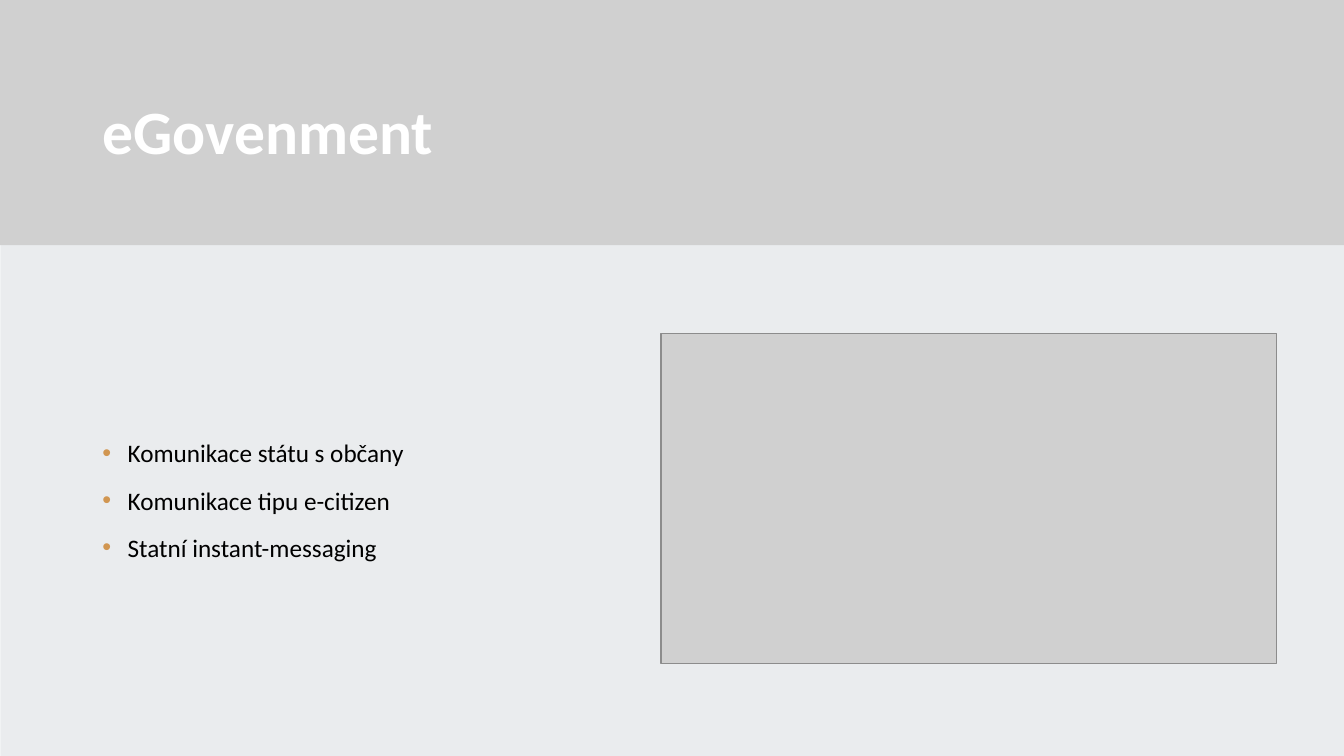
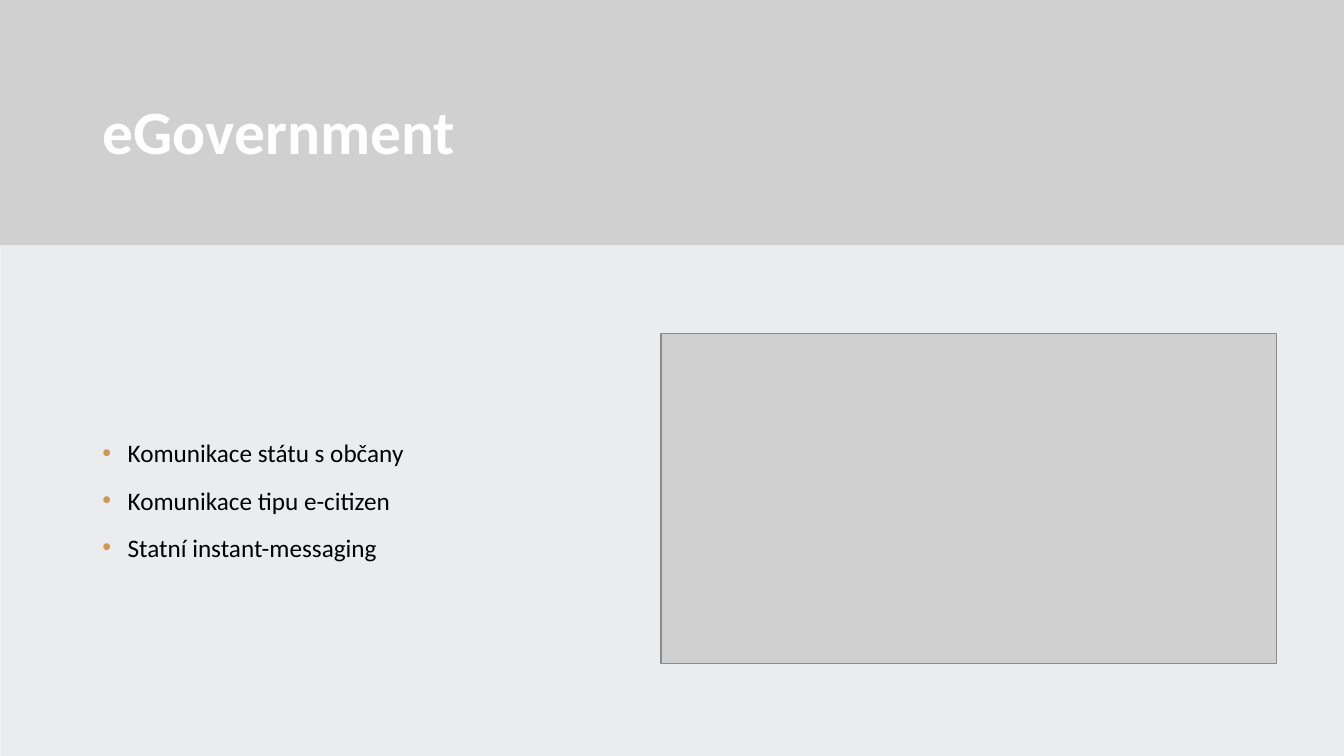
Before and after one commit to 22maixner/prezentace, a slide deck: slide 4 of Maixner.pptx. Drawn at 1344x756 pixels with LibreOffice and Linux fonts; fonts in the diff are those of the drawing; grey boxes stand for pictures; background and template pictures are left out. Boxes give left, top, right and bottom in pixels: in the first picture for what was removed or moved away, otherwise in the second. Text is boxed around its words. In the diff, an @@ line names an element or a change of style, - is before the commit and + after.

```diff
--- a/Maixner.pptx
+++ b/Maixner.pptx
@@ title at (102, 114, 454, 154): text changed @@
-eGovenment
+eGovernment
```
Also in this commit, not shown: 2 other slides changed, 2 slides added, 2 slides removed.
